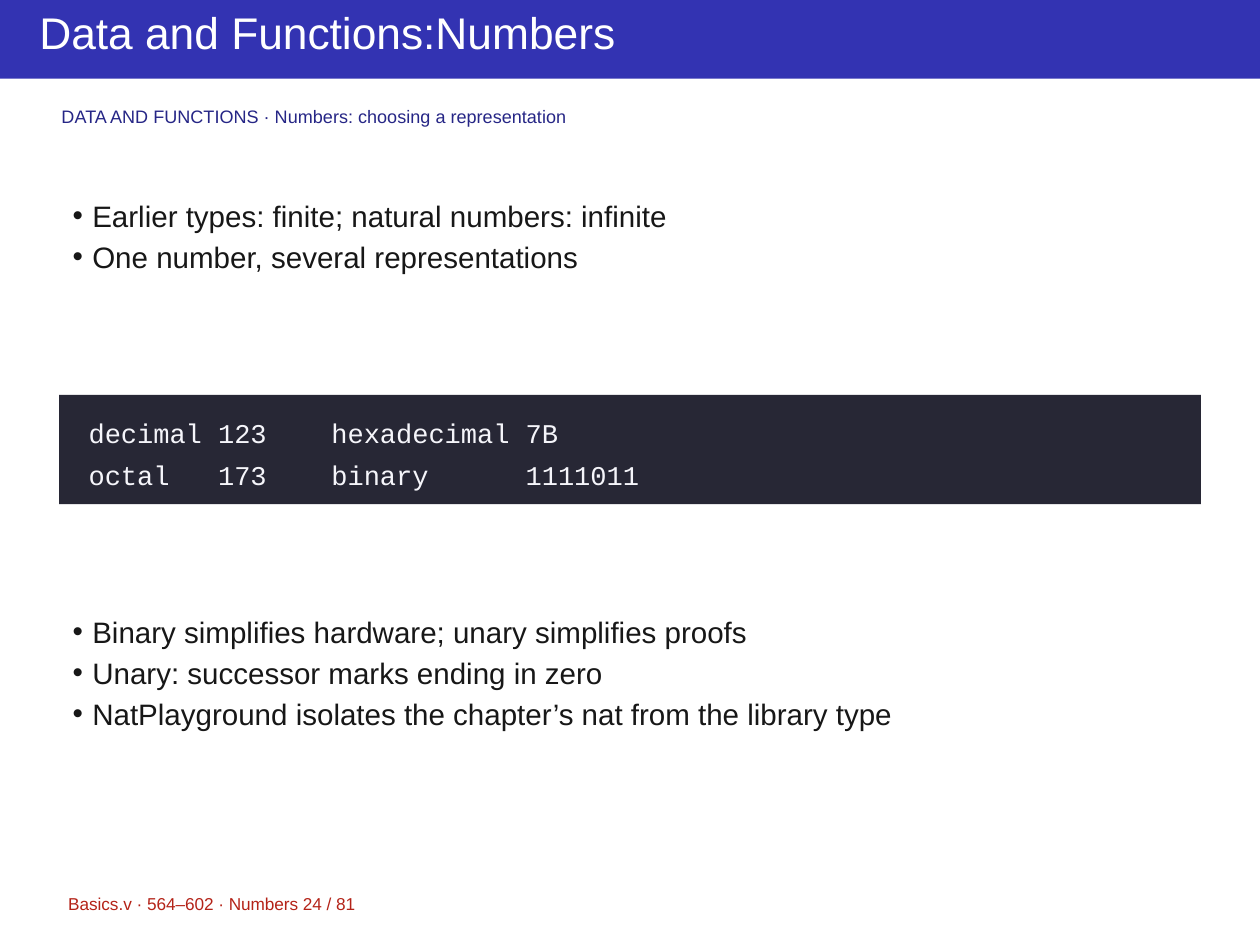
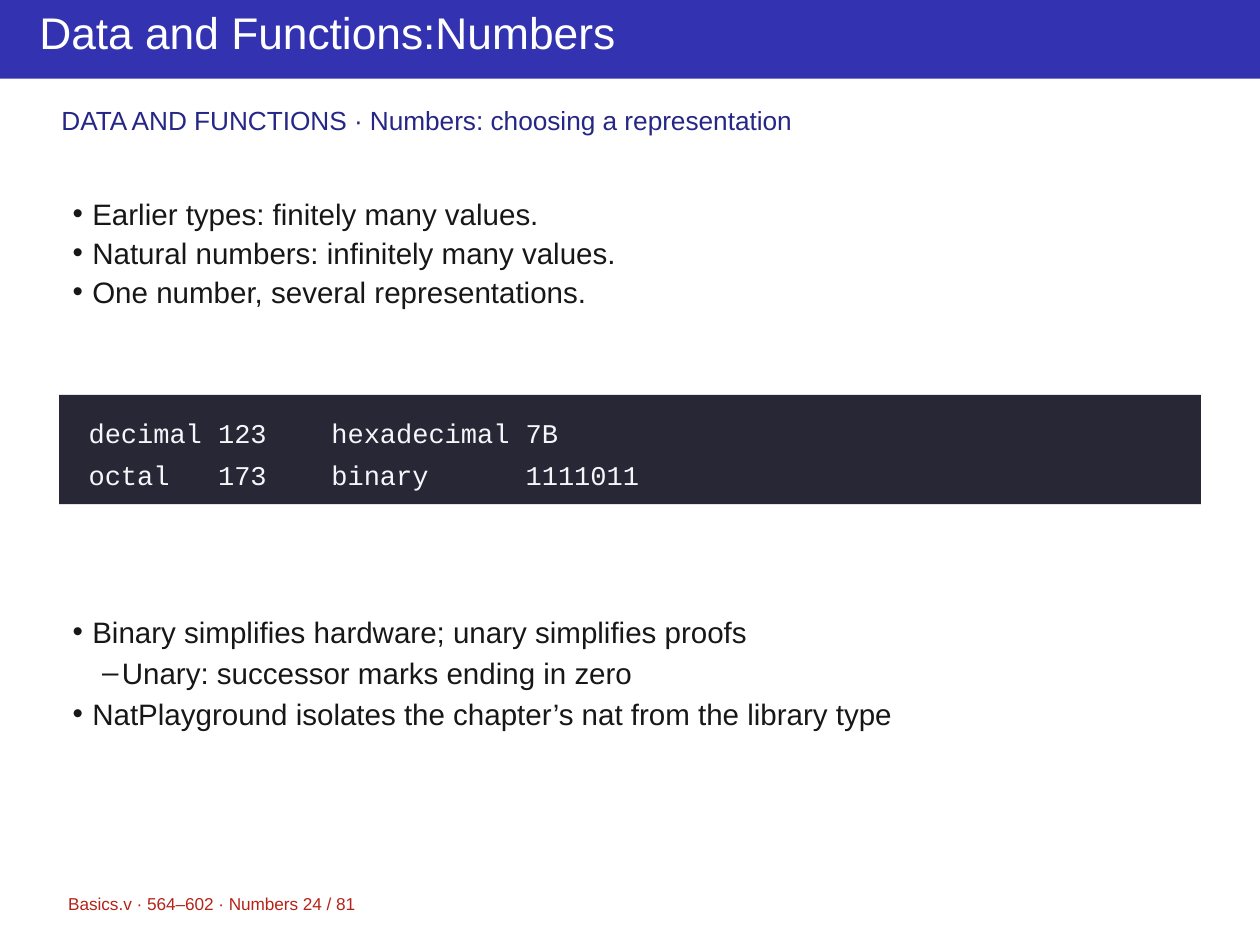
Before and after one commit to yuanruizhang5a/ppt-master, a slide deck: slide 24 of projects/course-rocq/Basics-2.pptx. Drawn at 1260x945 pixels with LibreOffice and Linux fonts; fonts in the diff are those of the drawing. Boxes give left, top, right and bottom in pixels: in the first picture for what was removed or moved away, otherwise in the second. Text is boxed around its words. In the diff, an @@ line names an element or a change of style, - is before the commit and + after.

```diff
--- a/projects/course-rocq/Basics-2.pptx
+++ b/projects/course-rocq/Basics-2.pptx
@@ text "DATA AND FUNCTIONS · Numbers: ..." at [61, 111, 791, 136]: size 11 to 16 pt; line spacing 12.1pt to 17.6pt @@
@@ text at [92, 203, 616, 308]: text changed @@
-• Earlier types: finite; natural numbers: infinite
-• One number, several representations
+• Earlier types: finitely many values.
+• Natural numbers: infinitely many values.
+• One number, several representations.
@@ text at [122, 662, 632, 690]: bullet • to –; list level 1 to 2 in "Unary: successor marks ending in ..." @@
```
Also in this commit, not shown: 80 other slides changed, 7 other files.
